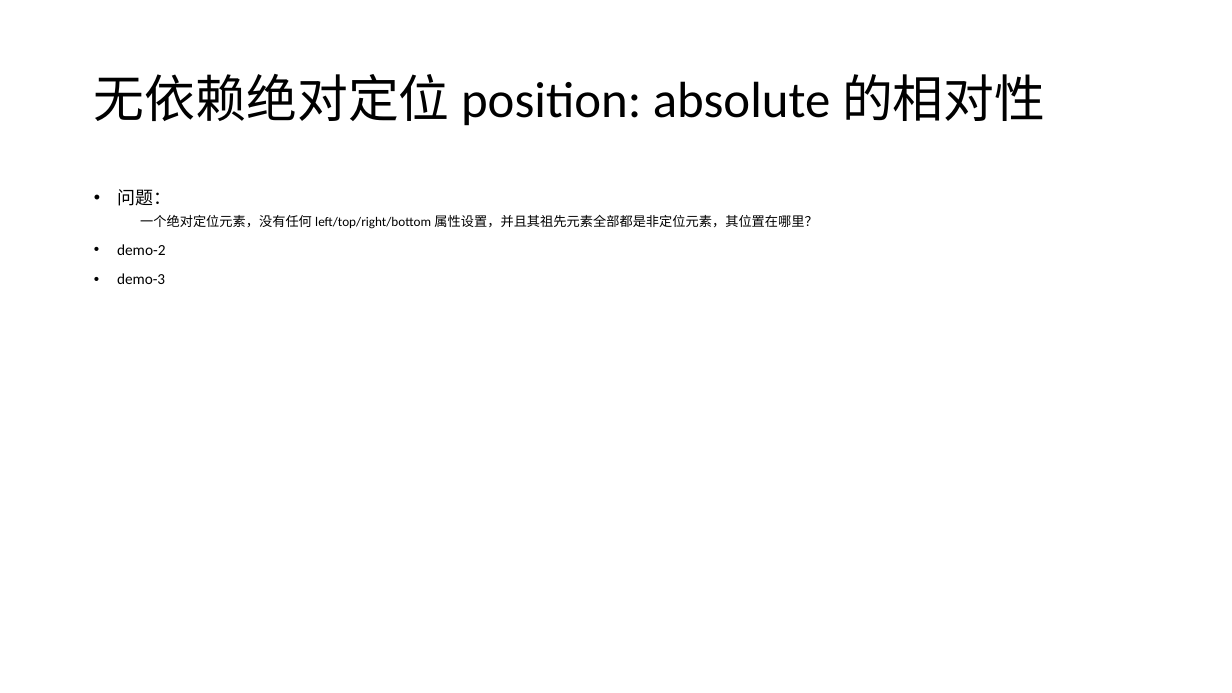
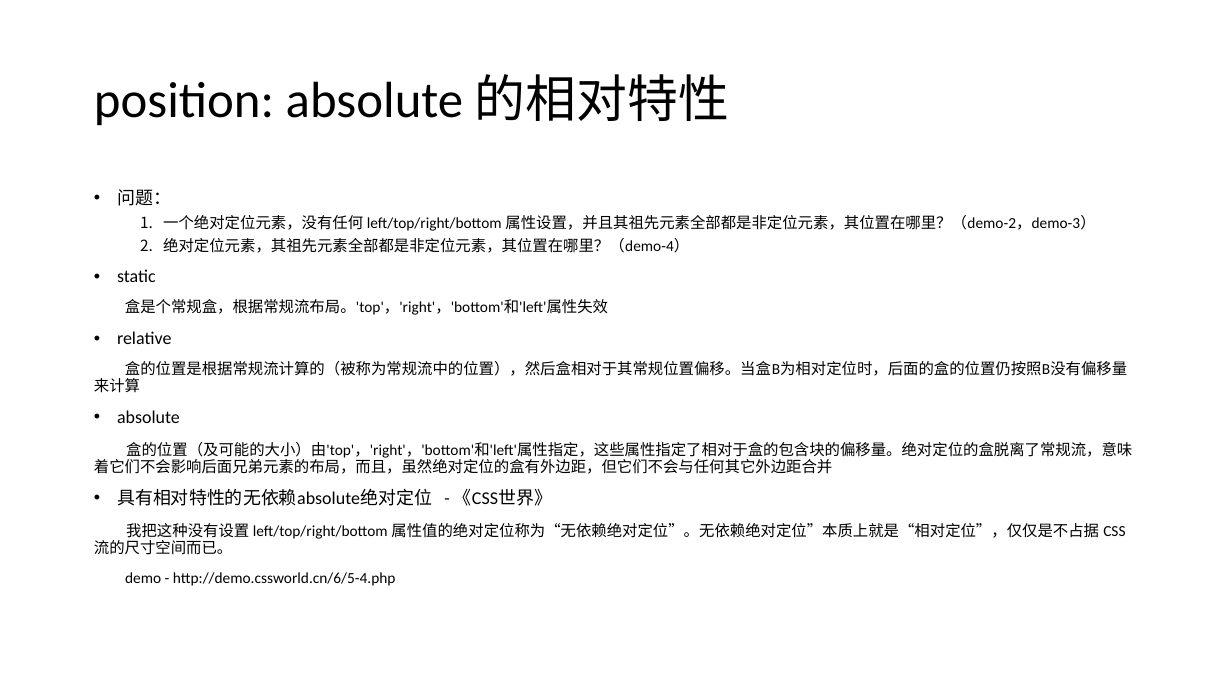
Before and after one commit to FBmm/Frontend-blog, a slide deck: slide 7 of CSS/css分享/css分享 - 布局.pptx. Drawn at 1232x693 pixels with LibreOffice and Linux fonts; fonts in the diff are those of the drawing. Boxes give left, top, right and bottom in pixels: in the first picture for what was removed or moved away, otherwise in the second. Text is boxed around its words. In the diff, an @@ line names an element or a change of style, - is before the commit and + after.

```diff
--- a/CSS/css分享/css分享 - 布局.pptx
+++ b/CSS/css分享/css分享 - 布局.pptx
@@ title at bbox=[94, 74, 729, 126]: text changed @@
-无依赖绝对定位 position: absolute 的相对性
+position: absolute 的相对特性
@@ text at bbox=[94, 215, 1132, 586]: text changed; size 10.2 to 12 pt @@
-  一个绝对定位元素，没有任何 left/top/right/bottom 属性设置，并且其祖先元素全部都是非定位元素，其位置在哪里？
-• demo-2
-• demo-3
+  1. 一个绝对定位元素，没有任何 left/top/right/bottom 属性设置，并且其祖先元素全部都是非定位元素，其位置在哪里？（demo-2，demo-3）
+  2. 绝对定位元素，其祖先元素全部都是非定位元素，其位置在哪里？（demo-4）
+• static
+盒是个常规盒，根据常规流布局。'top'，'right'，'bottom'和'left'属性失效
+• relative
+盒的位置是根据常规流计算的（被称为常规流中的位置），然后盒相对于其常规位置偏移。当盒B为相对定位时，后面的盒的位置仍按照B没有偏移量来计算
+• absolute
+盒的位置（及可能的大小）由'top'，'right'，'bottom'和'left'属性指定，这些属性指定了相对于盒的包含块的偏移量。绝对定位的盒脱离了常规流，意味着它们不会影响后面兄弟元素的布局，而且，虽然绝对定位的盒有外边距，但它们不会与任何其它外边距合并
+• 具有相对特性的无依赖absolute绝对定位 - 《CSS世界》
+我把这种没有设置 left/top/right/bottom 属性值的绝对定位称为“无依赖绝对定位”。无依赖绝对定位”本质上就是“相对定位”，仅仅是不占据 CSS 流的尺寸空间而已。
+demo - http://demo.cssworld.cn/6/5-4.php
```
Also in this commit, not shown: 2 other slides changed, 1 slide added, 2 other files.
